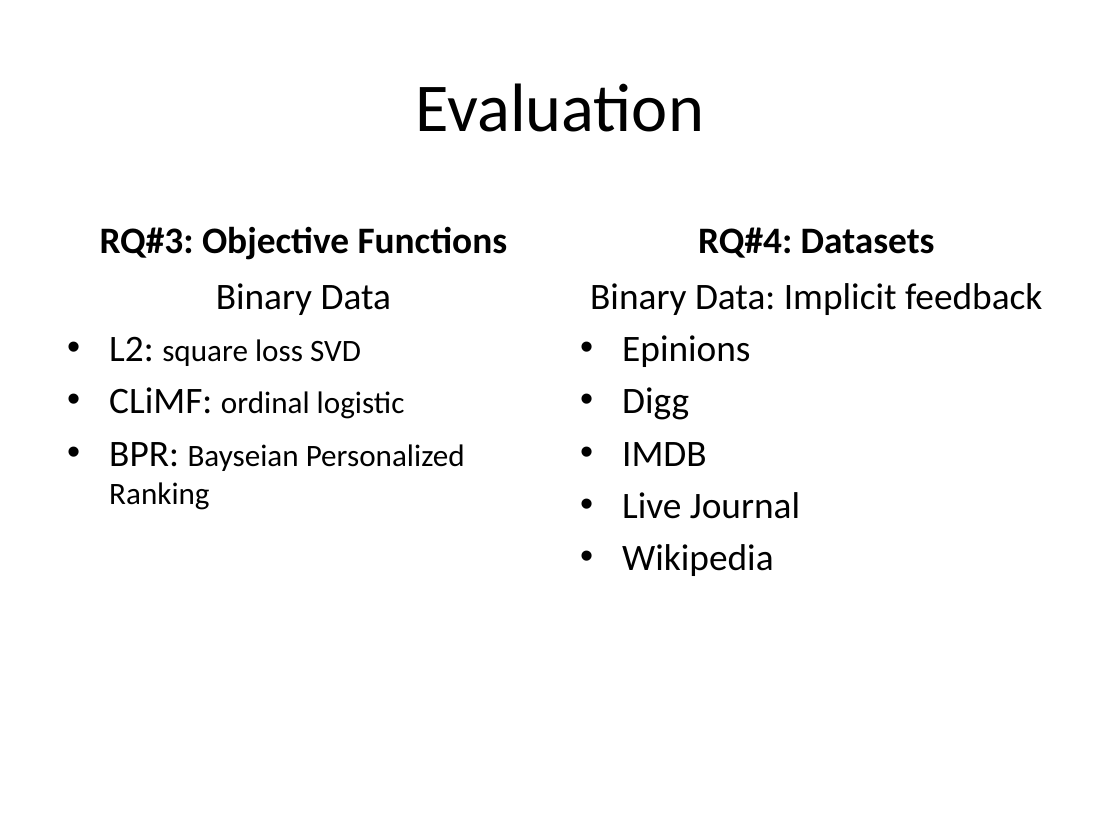
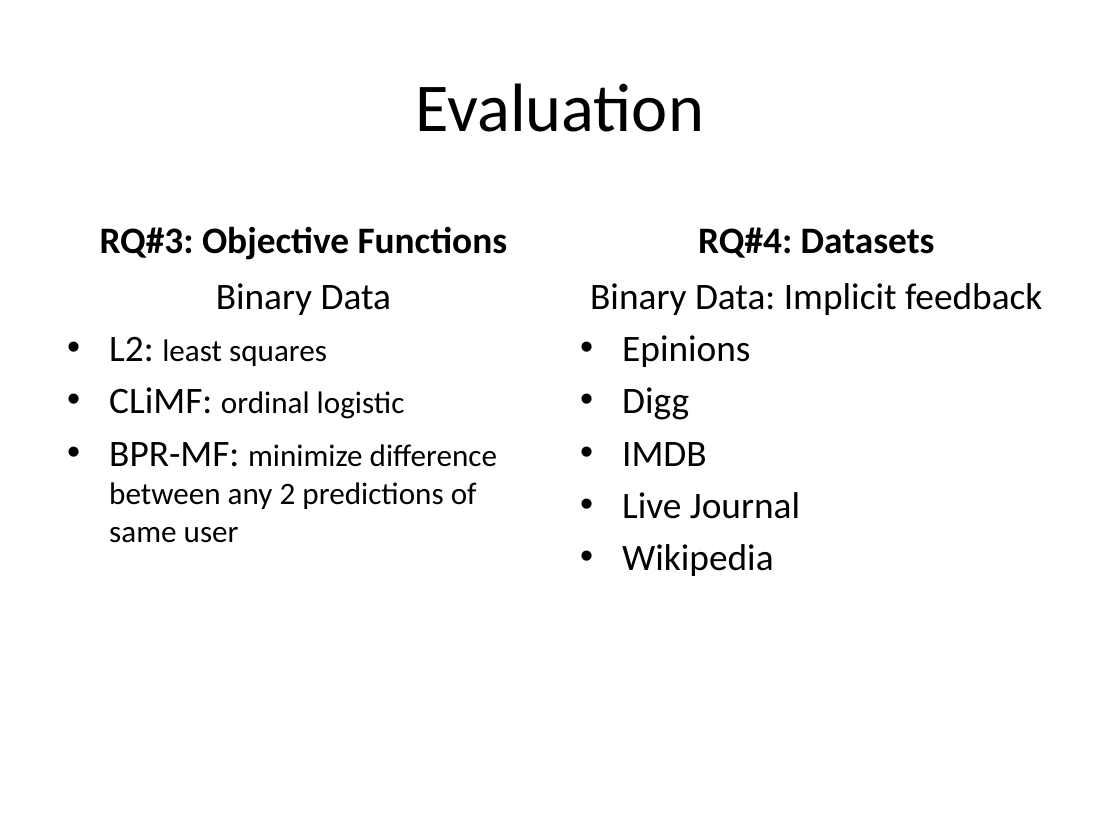
Before and after one commit to jamestklo/MatrixFactorizationMatlab, a slide deck: slide 26 of cs534L-SAGmf.pptx (slide 21 before the commit). Drawn at 1120x840 pixels with LibreOffice and Linux fonts; fonts in the diff are those of the drawing. Boxes give left, top, right and bottom in pixels: in the first picture for what was removed or moved away, otherwise in the second. Text is boxed around its words. In the diff, an @@ line names an element or a change of style, - is before the commit and + after.

```diff
--- a/cs534L-SAGmf.pptx
+++ b/cs534L-SAGmf.pptx
@@ text at [109,336,327,366]: text changed @@
-• L2: square loss SVD
+• L2: least squares
@@ text at [109,442,497,543]: text changed @@
-• BPR: Bayseian Personalized Ranking
+• BPR-MF: minimize difference between any 2 predictions of same user
```
Also in this commit, not shown: 10 other slides changed, 6 slides added.
